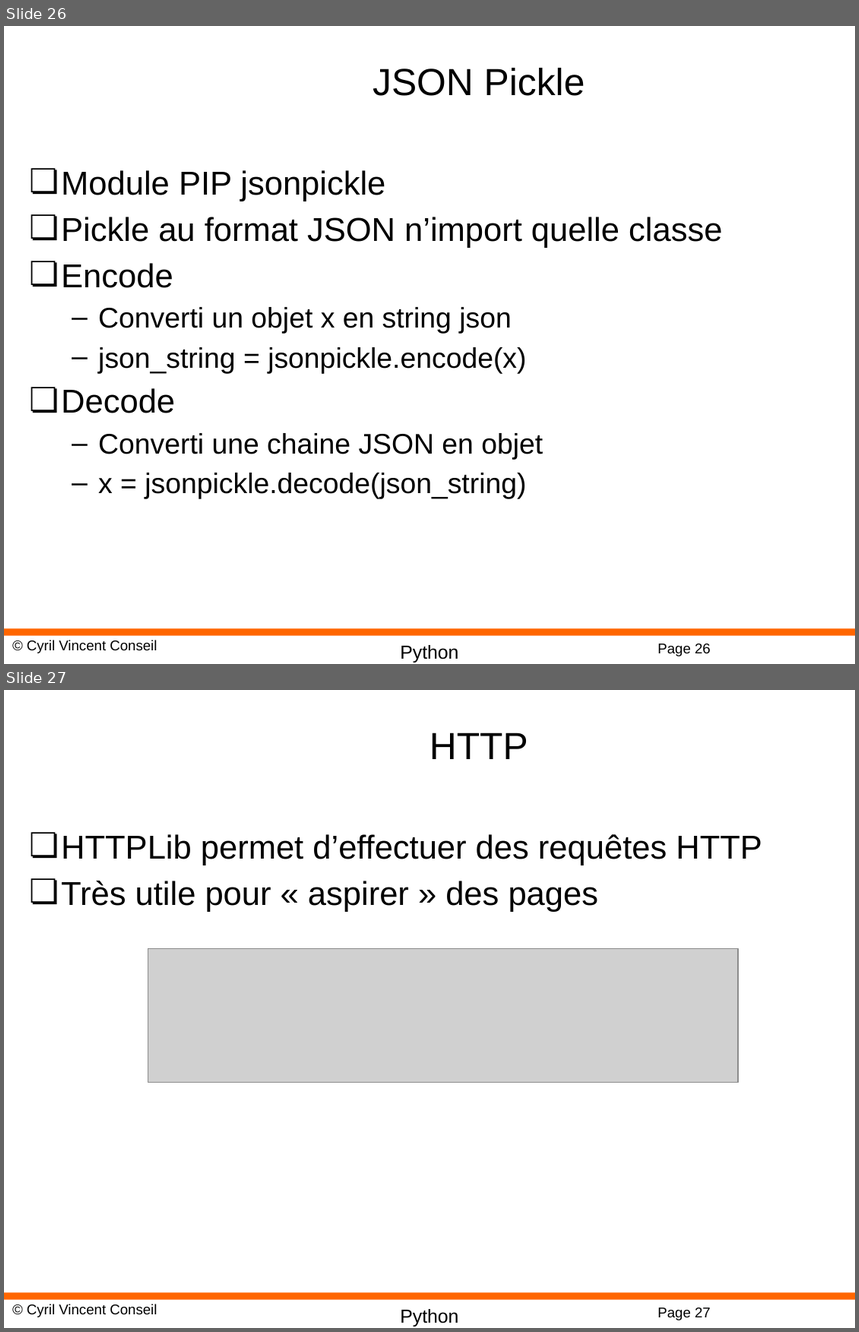
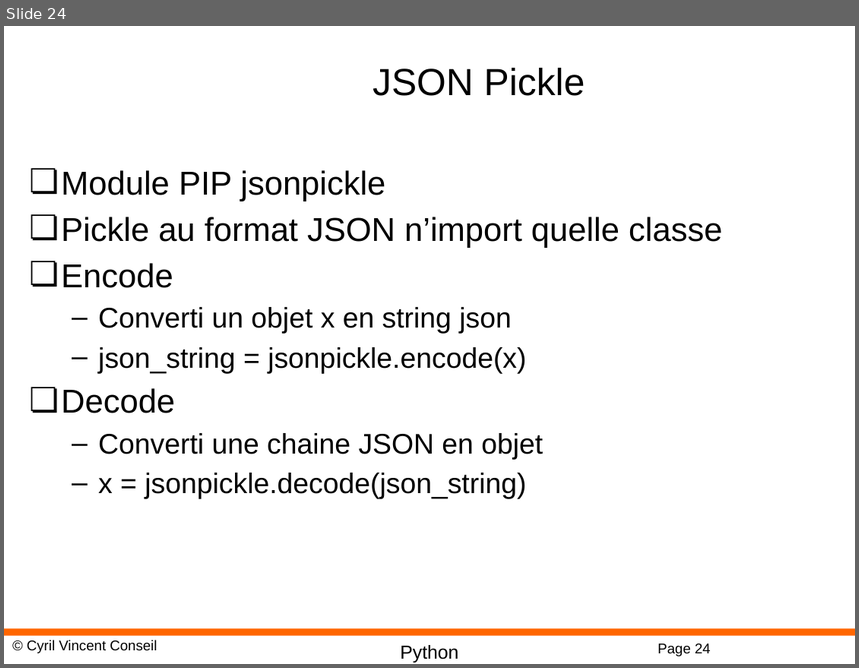
Before and after one commit to cyrilvincent/python-advanced, a slide deck: PPT/Python11-Sys.pptx. Shown one above the other, each under a label of ours: slides 26 and 27 before the commit, slide 24 after it. The pictures are 859x1332 and 859x668 pixels, drawn with LibreOffice and Linux fonts; fonts in the diff are those of the drawing; grey boxes stand for pictures; background and template pictures are left out. Boxes give left, top, right and bottom in pixels: in the first picture for what was removed or moved away, otherwise in the second. Text is boxed around its words. In the diff, an @@ line names an element or a change of style, - is before the commit and + after.

```diff
--- a/PPT/Python11-Sys.pptx
+++ b/PPT/Python11-Sys.pptx
@@ slide 27 removed at box(4, 690, 855, 1328), background #FFFFFF; not listed: 4 template elements that a slide beside it also shows @@
@@ title removed at box(430, 733, 528, 759) @@
-HTTP
@@ text removed at box(61, 834, 762, 912) @@
-❏ HTTPLib permet d’effectuer des requêtes HTTP
-❏ Très utile pour « aspirer » des pages
@@ picture removed at box(148, 948, 737, 1082) @@
@@ what was slide 26 is now slide 24 @@
@@ page number at box(658, 644, 711, 657): text changed @@
-Page 26
+Page 24
```
Also in this commit, not shown: 1 slide changed, 2 other slides removed, 6 other files.
